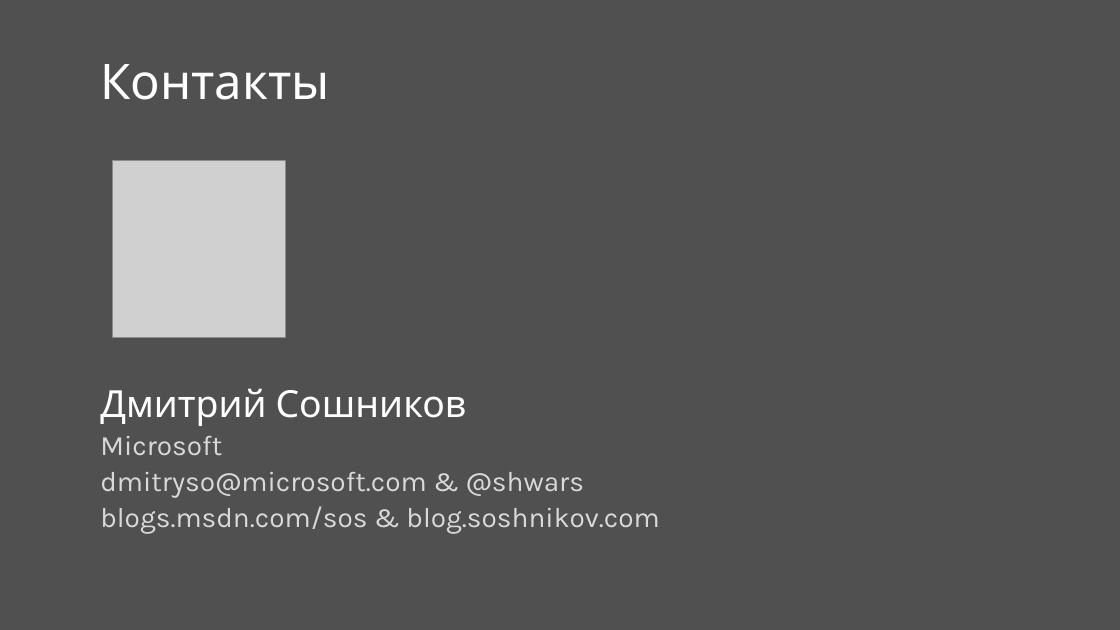
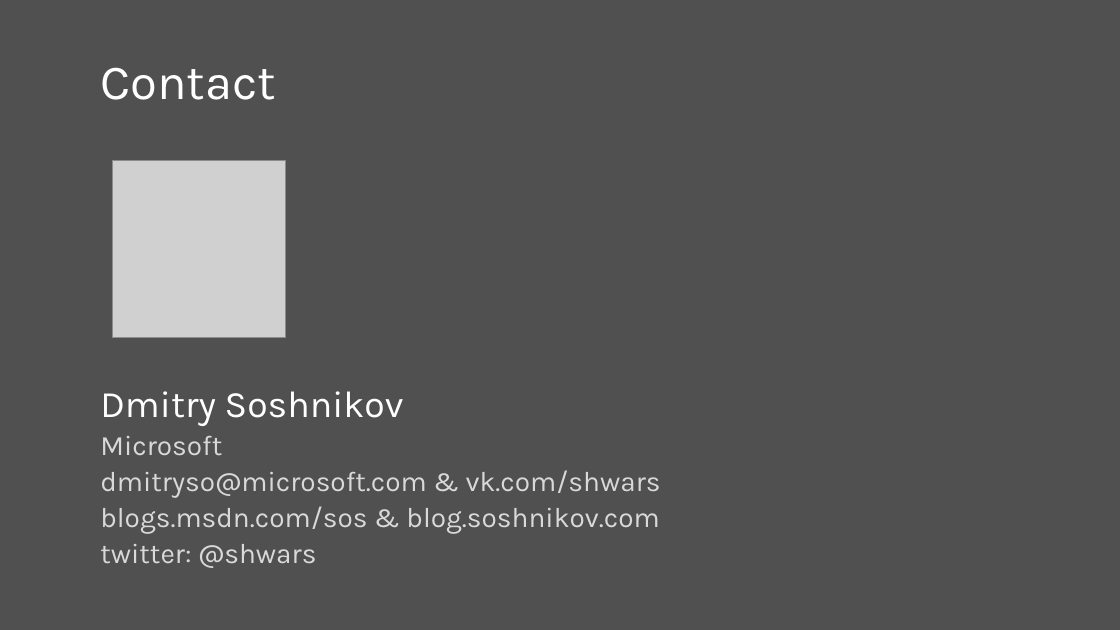
Before and after one commit to evangelism/Win10UWPCourse, a slide deck: slide 13 of 01. Introduction to UWP/1a. XAML Controls.pptx. Drawn at 1120x630 pixels with LibreOffice and Linux fonts; fonts in the diff are those of the drawing; grey boxes stand for pictures. Boxes give left, top, right and bottom in pixels: in the first picture for what was removed or moved away, otherwise in the second. Text is boxed around its words. In the diff, an @@ line names an element or a change of style, - is before the commit and + after.

```diff
--- a/01. Introduction to UWP/1a. XAML Controls.pptx
+++ b/01. Introduction to UWP/1a. XAML Controls.pptx
@@ title at [100,67,275,100]: text changed @@
-Контакты
+Contact
@@ text at [100,391,404,426]: text changed @@
-Дмитрий Сошников
+Dmitry Soshnikov
@@ text at [100,470,661,498]: text changed @@
-  dmitryso@microsoft.com & @shwars
+  dmitryso@microsoft.com & vk.com/shwars
@@ text at [100,544,316,568]: paragraph added @@
+  twitter: @shwars
```
Also in this commit, not shown: 10 other slides changed, 1 slide added, 1 slide removed, 15 other files.
